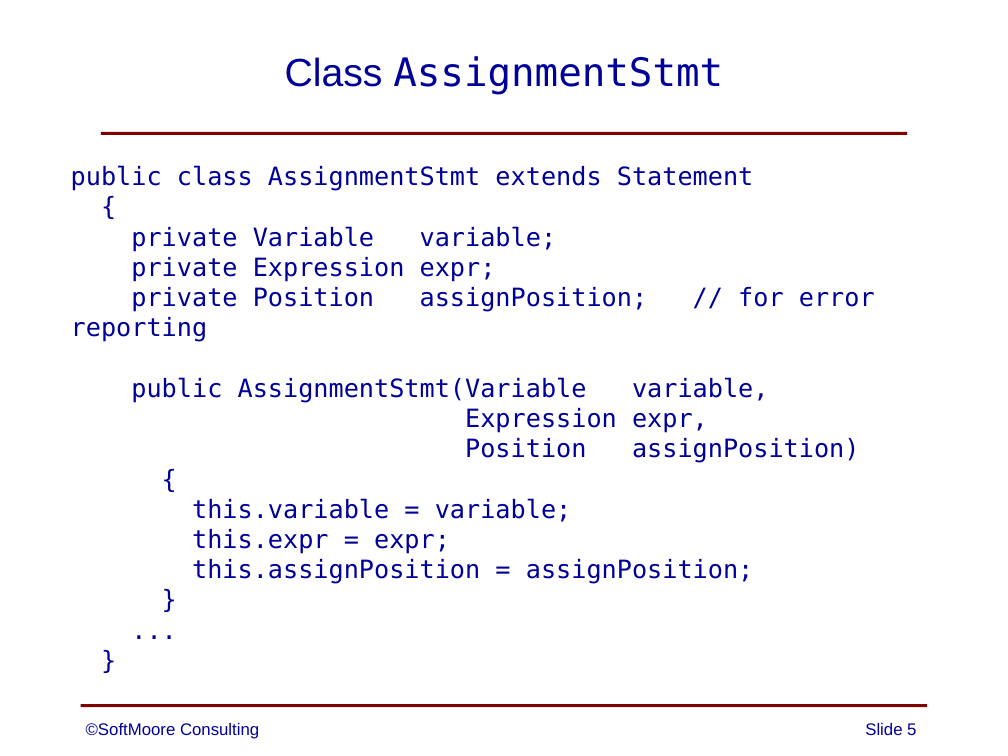
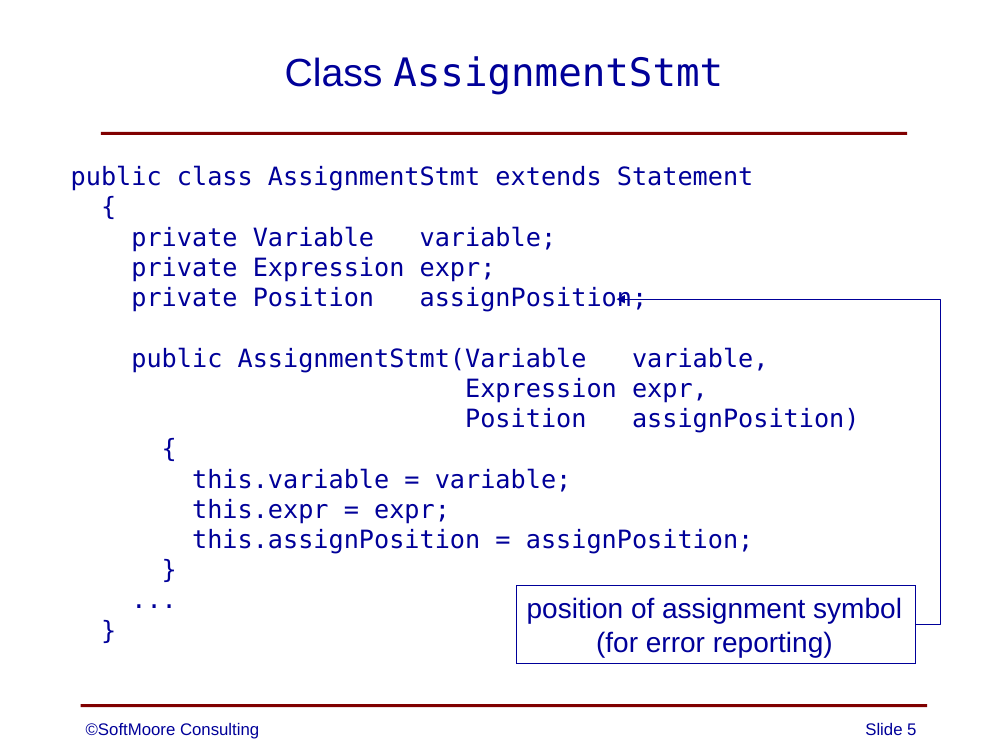
Before and after one commit to SoftMoore/CPRL-Java-3rd, a slide deck: slide 5 of PowerPoints/08 - Abstract Syntax Trees.pptx. Drawn at 1008x756 pixels with LibreOffice and Linux fonts; fonts in the diff are those of the drawing. Boxes give left, top, right and bottom in pixels: in the first picture for what was removed or moved away, otherwise in the second. Text is boxed around its words. In the diff, an @@ line names an element or a change of style, - is before the commit and + after.

```diff
--- a/PowerPoints/08 - Abstract Syntax Trees.pptx
+++ b/PowerPoints/08 - Abstract Syntax Trees.pptx
@@ text at (131,287,648,312): text changed @@
-private Position assignPosition; // for error reporting
+private Position assignPosition;
@@ elbow arrow added from (915, 625) to (617, 299), #000099 0.75 pt @@
@@ rectangle added at (517,586,916,663), outline #000099 0.75 pt, 20 pt, text #000099 @@
+position of assignment symbol
+(for error reporting)
```
Also in this commit, not shown: 3 other slides changed, 4 other files.
